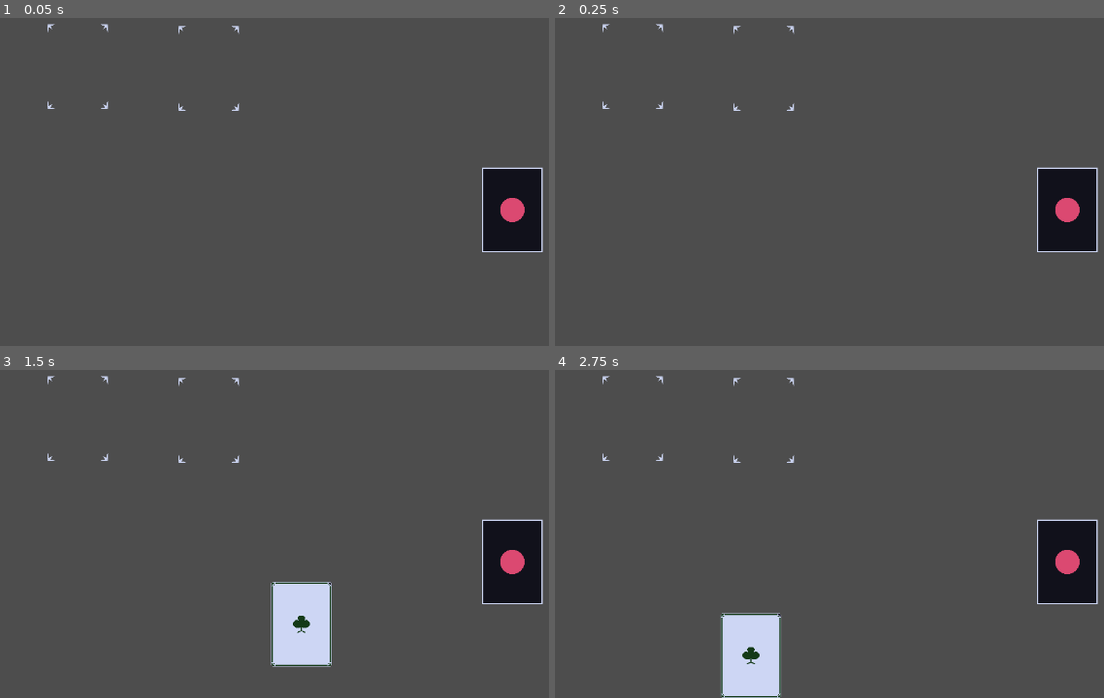
Above: before the commit, frames 1-4 (two rows, left to right).
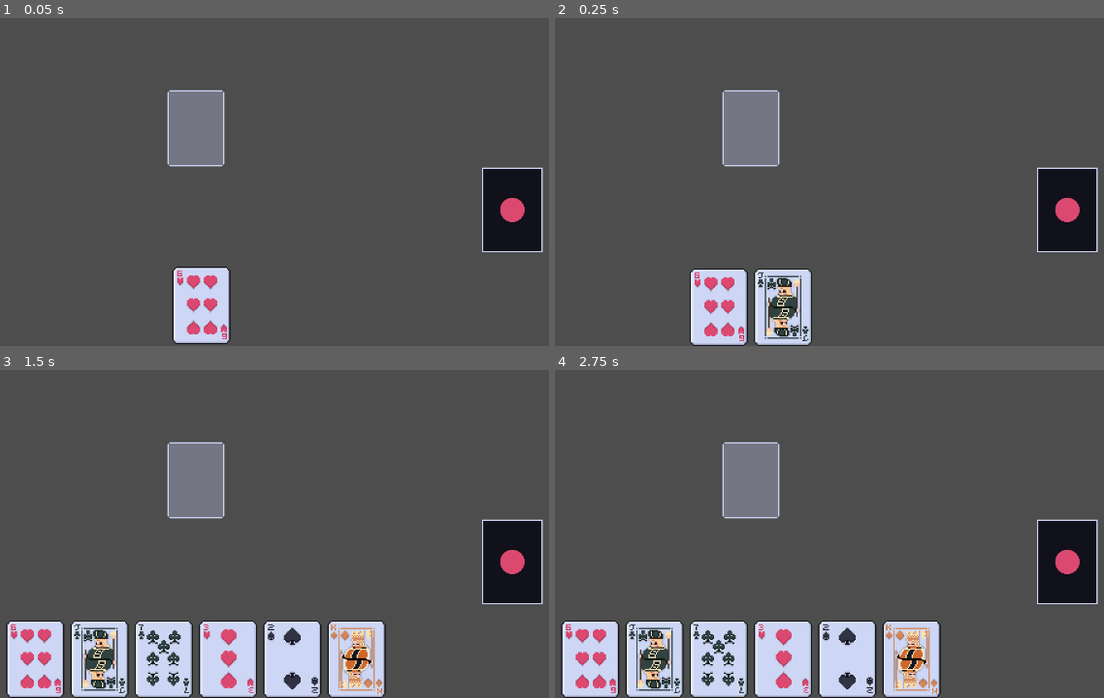
Above: after the commit, the same moments.

Repository: Ilwel/card-game-starter-pack
Game: Godot game, scene res://Scenes/MainExamples/MainBalatroTest.tscn
The game is run twice, just before and just after one commit, with the same random seed, the same clock (stepped at 60 frames per second) and the same inputs.
Inputs (mouse positions are in pixels of both pictures, inside the frame that each line leads up to):
- Up to frame 1 (0.05 s): no input
- Up to frame 2 (0.25 s): no input
- Up to frame 3 (1.5 s): drag from (510, 563) to (208, 419) at 0.52 s; tap Enter at 1.25 s; drag from (197, 655) to (510, 563) at 1.27 s
- Up to frame 4 (2.75 s): move the mouse to (829, 383) at 2.02 s; click (829, 383) at 2.17 s

The runs differ from the first frame. In frame 1, 5.0% of the frame differs, in the area x 8-44%, y 1-100%; in frame 2, 7.5%; in frame 3, 18%, in the area x 1-71%, y 1-100%; in frame 4, 16%.

Commit message:
first commit

Diff:
--- a/Assets/DeckData/deck_example.json
+++ b/Assets/DeckData/deck_example.json
@@ -1,6 +1,57 @@
 [
-	"hearts", "spades", "diamonds", "clubs",
-	"hearts", "spades", "diamonds", "clubs",
-	"hearts", "spades", "diamonds", "clubs",
-	"hearts", "spades", "diamonds", "clubs",
+	"deck/ace_hearts",
+	"deck/2_hearts",
+	"deck/3_hearts",
+	"deck/4_hearts",
+	"deck/5_hearts",
+	"deck/6_hearts",
+	"deck/7_hearts",
+	"deck/8_hearts",
+	"deck/9_hearts",
+	"deck/10_hearts",
+	"deck/j_hearts",
+	"deck/q_hearts",
+	"deck/k_hearts",
+
+	"deck/ace_diamonds",
+	"deck/2_diamonds",
+	"deck/3_diamonds",
+	"deck/4_diamonds",
+	"deck/5_diamonds",
+	"deck/6_diamonds",
+	"deck/7_diamonds",
+	"deck/8_diamonds",
+	"deck/9_diamonds",
+	"deck/10_diamonds",
+	"deck/j_diamonds",
+	"deck/q_diamonds",
+	"deck/k_diamonds",
+
+	"deck/ace_clubs",
+	"deck/2_clubs",
+	"deck/3_clubs",
+	"deck/4_clubs",
+	"deck/5_clubs",
+	"deck/6_clubs",
+	"deck/7_clubs",
+	"deck/8_clubs",
+	"deck/9_clubs",
+	"deck/10_clubs",
+	"deck/j_clubs",
+	"deck/q_clubs",
+	"deck/k_clubs",
+
+	"deck/ace_spades",
+	"deck/2_spades",
+	"deck/3_spades",
+	"deck/4_spades",
+	"deck/5_spades",
+	"deck/6_spades",
+	"deck/7_spades",
+	"deck/8_spades",
+	"deck/9_spades",
+	"deck/10_spades",
+	"deck/j_spades",
+	"deck/q_spades",
+	"deck/k_spades"
 ]
--- a/Scenes/Cards/Card.tscn
+++ b/Scenes/Cards/Card.tscn
@@ -1,21 +1,23 @@
 [gd_scene load_steps=5 format=3 uid="uid://fmwsg3srwc5e"]
 
 [ext_resource type="Script" uid="uid://bfawnophcv12l" path="res://Scripts/Card.gd" id="1_58ae4"]
-[ext_resource type="Texture2D" uid="uid://dbskpfw5emeal" path="res://Assets/CardSprites/hearts.png" id="2_rd7hj"]
+[ext_resource type="Texture2D" uid="uid://cwrispqkxwf3a" path="res://Assets/CardSprites/deck/joker_1.png" id="2_58ae4"]
 [ext_resource type="Texture2D" uid="uid://l2pl347klut4" path="res://Assets/CardBack.png" id="3_7mr5f"]
 
 [sub_resource type="RectangleShape2D" id="RectangleShape2D_pnb5n"]
-size = Vector2(100, 140)
+size = Vector2(48, 64)
 
 [node name="Card" type="Node2D"]
+scale = Vector2(2, 2)
 script = ExtResource("1_58ae4")
 
 [node name="FaceCard" type="Node2D" parent="."]
 
 [node name="CardSprite" type="Sprite2D" parent="FaceCard"]
-texture = ExtResource("2_rd7hj")
+texture = ExtResource("2_58ae4")
 
 [node name="CardBackSprite" type="Sprite2D" parent="."]
+visible = false
 texture = ExtResource("3_7mr5f")
 
 [node name="CardArea" type="Area2D" parent="."]
--- a/Scenes/MainExamples/MainBalatroTest.tscn
+++ b/Scenes/MainExamples/MainBalatroTest.tscn
@@ -1,20 +1,18 @@
-[gd_scene load_steps=4 format=3 uid="uid://2pbjwookgu6t"]
+[gd_scene load_steps=5 format=3 uid="uid://2pbjwookgu6t"]
 
 [ext_resource type="PackedScene" uid="uid://c76xrtcqxpntm" path="res://Scenes/Hands/HandBalatro.tscn" id="1_djouo"]
+[ext_resource type="Script" uid="uid://bykqgnd38v67p" path="res://Scripts/SlotStack.gd" id="1_dysry"]
 [ext_resource type="PackedScene" uid="uid://l1gxjt6we0nk" path="res://Scenes/Deck.tscn" id="2_dysry"]
-[ext_resource type="PackedScene" uid="uid://brwg7gyk7w647" path="res://Scenes/CardSlot.tscn" id="3_dysry"]
+[ext_resource type="PackedScene" uid="uid://bqbncpnpnyt68" path="res://Scenes/SlotStack.tscn" id="4_ak7nj"]
 
 [node name="MainBalatroTest" type="Node2D"]
 
 [node name="HandBalatro" parent="." instance=ExtResource("1_djouo")]
-highlight_cards_limit = 3
 
 [node name="Deck" parent="." node_paths=PackedStringArray("hand") instance=ExtResource("2_dysry")]
 position = Vector2(1162, 495)
 hand = NodePath("../HandBalatro")
 
-[node name="Slot2" parent="." instance=ExtResource("3_dysry")]
-position = Vector2(661, 261)
-
-[node name="Slot" parent="." instance=ExtResource("3_dysry")]
-position = Vector2(445, 258)
+[node name="Slot" parent="." instance=ExtResource("4_ak7nj")]
+position = Vector2(640, 360)
+script = ExtResource("1_dysry")
--- /dev/null
+++ b/Scenes/SlotStack.tscn
@@ -0,0 +1,20 @@
+[gd_scene load_steps=4 format=3 uid="uid://bqbncpnpnyt68"]
+
+[ext_resource type="Script" uid="uid://c2w886xlneqld" path="res://Scripts/CardSlot.gd" id="1_t853p"]
+[ext_resource type="Texture2D" uid="uid://dimuvifpscg5v" path="res://Assets/Card Slot GGJ.png" id="2_t853p"]
+
+[sub_resource type="RectangleShape2D" id="RectangleShape2D_4h18v"]
+size = Vector2(96, 128)
+
+[node name="Slot" type="Node2D"]
+script = ExtResource("1_t853p")
+
+[node name="SlotSprite" type="Sprite2D" parent="."]
+texture = ExtResource("2_t853p")
+
+[node name="SlotArea" type="Area2D" parent="."]
+collision_layer = 2
+
+[node name="SlotCollision" type="CollisionShape2D" parent="SlotArea"]
+shape = SubResource("RectangleShape2D_4h18v")
+debug_color = Color(0.5923751, 0.5353268, 0.3240531, 0.41960785)
--- a/Scripts/CardManager.gd
+++ b/Scripts/CardManager.gd
@@ -61,11 +61,12 @@
 func handle_slot(card_slot: CardSlot):
 	remove_child(card_being_dragged)
 	card_being_dragged.card_collision.disabled = true
-	card_being_dragged.z_index = -1
+	card_being_dragged.z_index = 0
 	card_slot.add_child(card_being_dragged)
-	card_slot.move_child(card_being_dragged, 0)
 	card_being_dragged.global_position = card_slot.global_position
-	card_slot.slot_full = true
+	if not is_instance_of(card_slot, SlotStack):
+		card_slot.move_child(card_being_dragged, 0)
+		card_slot.slot_full = true
 	if is_instance_of(get_parent(), HandBalatro) and get_parent().highlight_cards.has(card_being_dragged):
 		remove_card_from_highlights(card_being_dragged)
 
--- a/Scripts/Deck.gd
+++ b/Scripts/Deck.gd
@@ -6,6 +6,8 @@
 
 func _ready() -> void:
 	load_deck_json()
+	deck_cards.shuffle()
+	draw_n(5)
 
 func _process(_delta: float) -> void:
 	pass
@@ -27,14 +29,15 @@
 	if deck_cards.size() == 0:
 		return
 	if hand:
-		hand.add_card(deck_cards.pop_back(), self)
+		hand.add_card(deck_cards.pop_front(), self)
 
 func draw_n(n: int):
 	if deck_cards.size() < n:
 		return
 	if hand:
 		for i in range(n):
-			hand.add_card(deck_cards.pop_back(), self)
+			draw()
+			await get_tree().create_timer(0.15).timeout
 
 
 func _on_deck_area_input_event(_viewport: Node, event: InputEvent, _shape_idx: int) -> void:
--- a/Scripts/Hand.gd
+++ b/Scripts/Hand.gd
@@ -1,7 +1,7 @@
 class_name Hand extends Node2D
 
-const CARD_WIDTH = 100
-const CARD_HEIGHT = 140
+const CARD_WIDTH = 96
+const CARD_HEIGHT = 128
 const CARD_GAP = 10
 var row_y = 550
 
--- /dev/null
+++ b/Scripts/SlotStack.gd
@@ -0,0 +1,12 @@
+class_name SlotStack extends CardSlot
+
+var cards_stack = []
+
+# Called when the node enters the scene tree for the first time.
+func _ready() -> void:
+	pass # Replace with function body.
+
+
+# Called every frame. 'delta' is the elapsed time since the previous frame.
+func _process(_delta: float) -> void:
+	pass
--- a/project.godot
+++ b/project.godot
@@ -10,7 +10,7 @@
 
 [application]
 
-config/name="CardGameStarterPack"
+config/name="GGJ"
 run/main_scene="uid://2pbjwookgu6t"
 config/features=PackedStringArray("4.5", "GL Compatibility")
 config/icon="res://icon.svg"
Binary file added: Assets/Card Slot GGJ.png
Not shown, added: Assets/Card Slot GGJ.png.import
Binary file added: Assets/CardSprites/deck/10_clubs.png
Not shown, added: Assets/CardSprites/deck/10_clubs.png.import
Binary file added: Assets/CardSprites/deck/10_diamonds.png
Not shown, added: Assets/CardSprites/deck/10_diamonds.png.import
Binary file added: Assets/CardSprites/deck/10_hearts.png
Not shown, added: Assets/CardSprites/deck/10_hearts.png.import
Binary file added: Assets/CardSprites/deck/10_spades.png
Not shown, added: Assets/CardSprites/deck/10_spades.png.import
Binary file added: Assets/CardSprites/deck/2_clubs.png
Not shown, added: Assets/CardSprites/deck/2_clubs.png.import
(and 99 more such lines)
